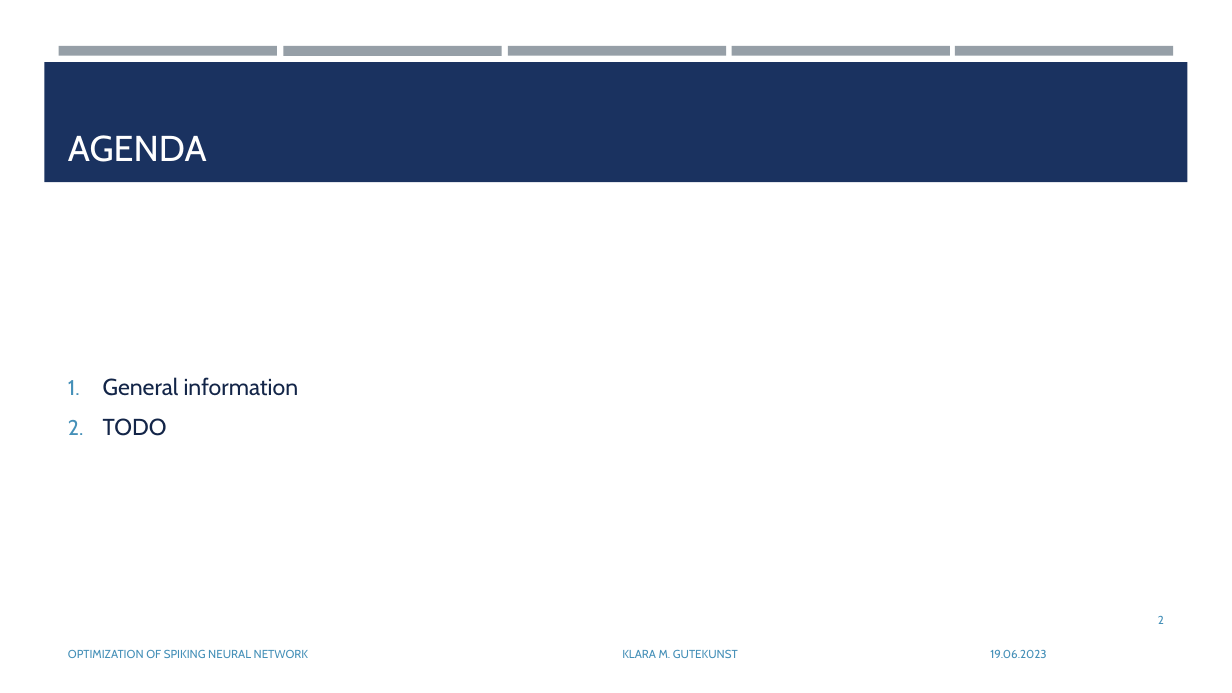
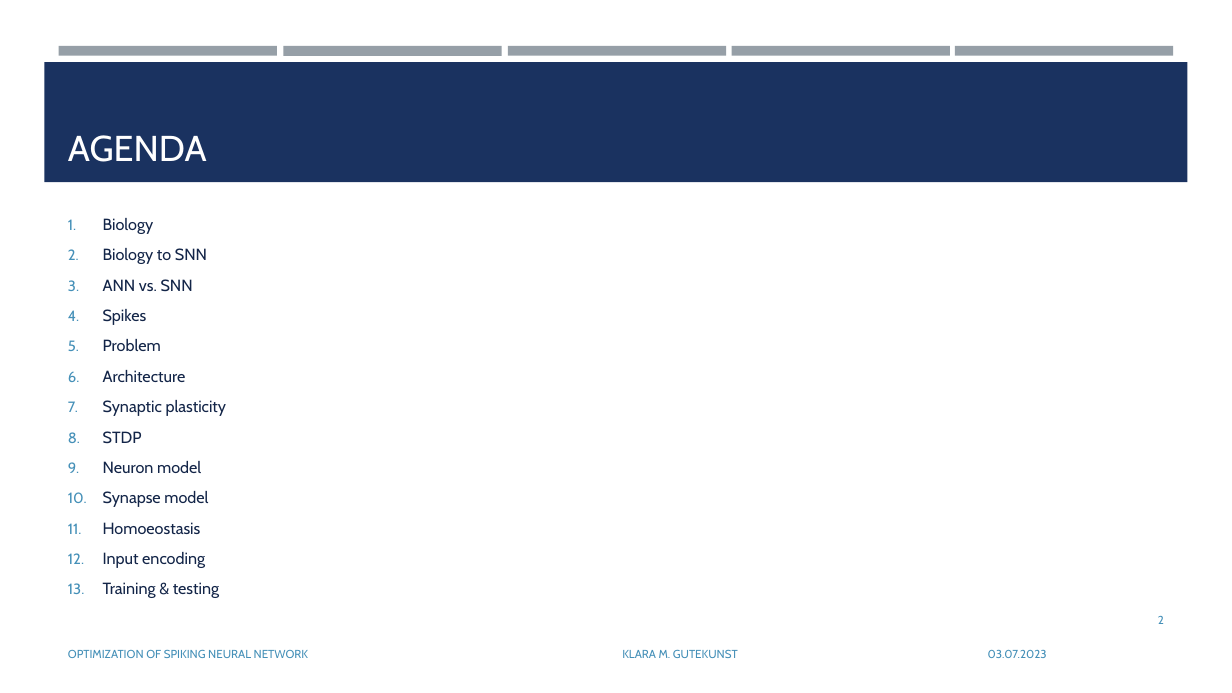
Before and after one commit to KlaraGtknst/bachelor-seminar-kde, a slide deck: slide 2 of Gutekunst_Seminar_KDE.pptx. Drawn at 1232x693 pixels with LibreOffice and Linux fonts; fonts in the diff are those of the drawing. Boxes give left, top, right and bottom in pixels: in the first picture for what was removed or moved away, otherwise in the second. Text is boxed around its words. In the diff, an @@ line names an element or a change of style, - is before the commit and + after.

Commit message:
feat: STDP presentation

```diff
--- a/Gutekunst_Seminar_KDE.pptx
+++ b/Gutekunst_Seminar_KDE.pptx
@@ text at (x1=103, y1=218, x2=227, y2=598): text changed; size 18 to 12.6 pt @@
-1. General information
-2. TODO
+1. Biology
+2. Biology to SNN
+3. ANN vs. SNN
+4. Spikes
+5. Problem
+6. Architecture
+7. Synaptic plasticity
+8. STDP
+9. Neuron model
+10. Synapse model
+11. Homoeostasis
+12. Input encoding
+13. Training & testing
@@ text at (x1=988, y1=650, x2=1047, y2=658): text changed @@
-19.06.2023
+03.07.2023
```
Also in this commit, not shown: 16 other slides changed, 2 slides added.
